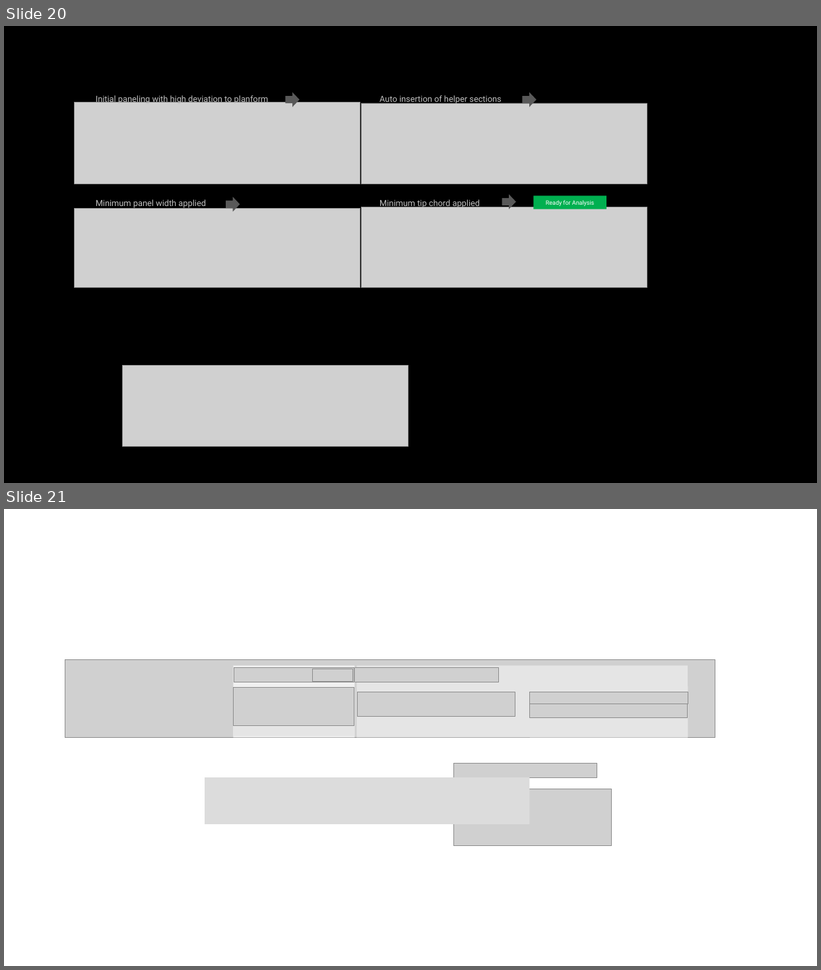
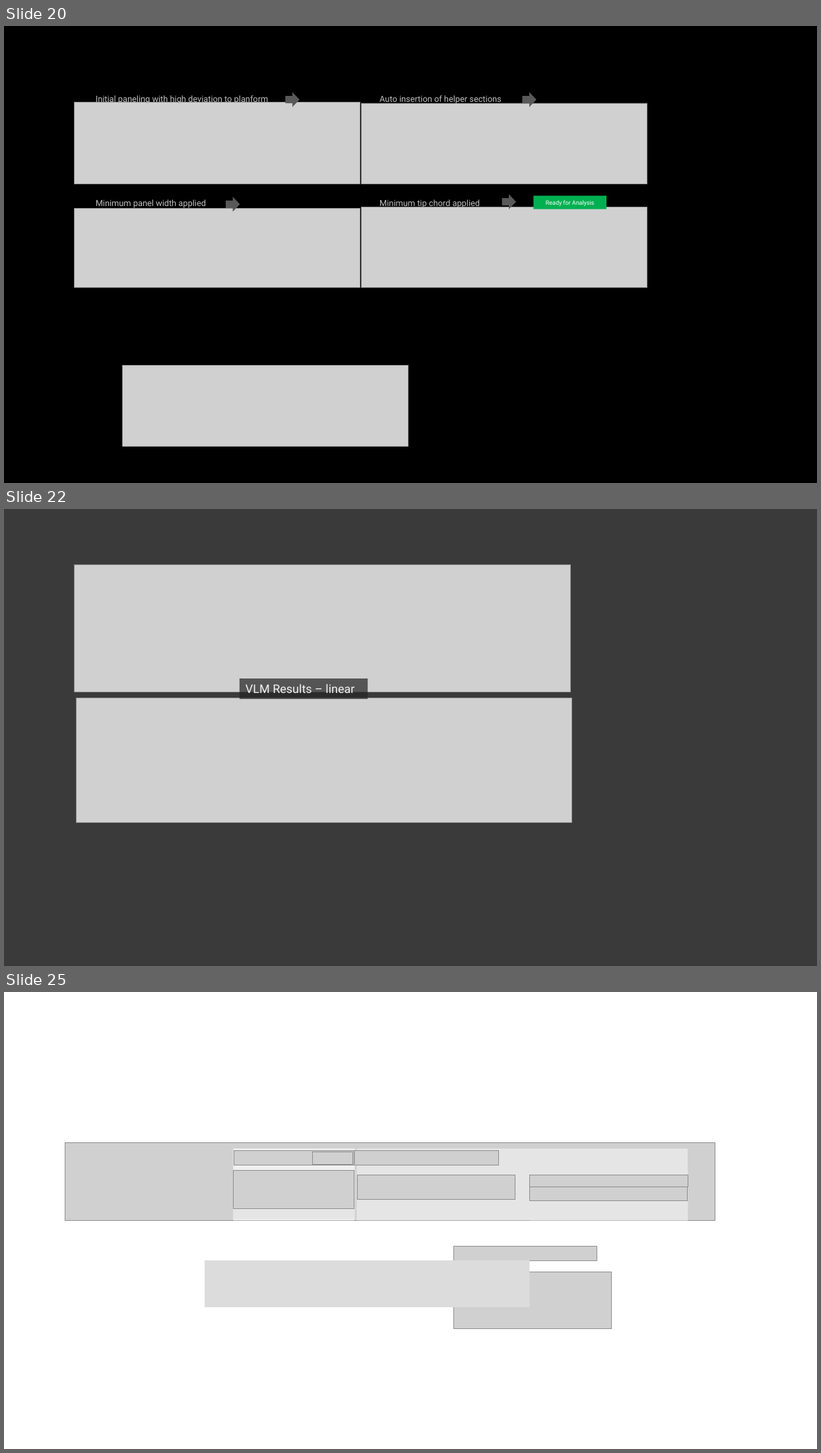
Before and after one commit to jxjo/PlanformCreator2, a slide deck: images/image_design.pptx. Shown one above the other, each under a label of ours: slides 20 and 21 before the commit, slides 20, 22 and 25 after it; the slides between them are not shown. The pictures are 821x970 and 821x1453 pixels, drawn with LibreOffice and Linux fonts; fonts in the diff are those of the drawing; grey boxes stand for pictures. Boxes give left, top, right and bottom in pixels: in the first picture for what was removed or moved away, otherwise in the second. Text is boxed around its words. In the diff, an @@ line names an element or a change of style, - is before the commit and + after.

```diff
--- a/images/image_design.pptx
+++ b/images/image_design.pptx
@@ slide 22 added at (4, 509, 817, 966), background #3A3A3A @@
@@ picture added at (74, 564, 571, 692) @@
@@ rectangle added at (240, 679, 368, 699), fill #262626 at 72% opacity, 14 pt, text #F2F2F2 @@
+VLM Results – linear
@@ picture added at (76, 698, 572, 823) @@
@@ what was slide 21 is now slide 25 @@
```
Also in this commit, not shown: 3 other slides added, 9 other files.
